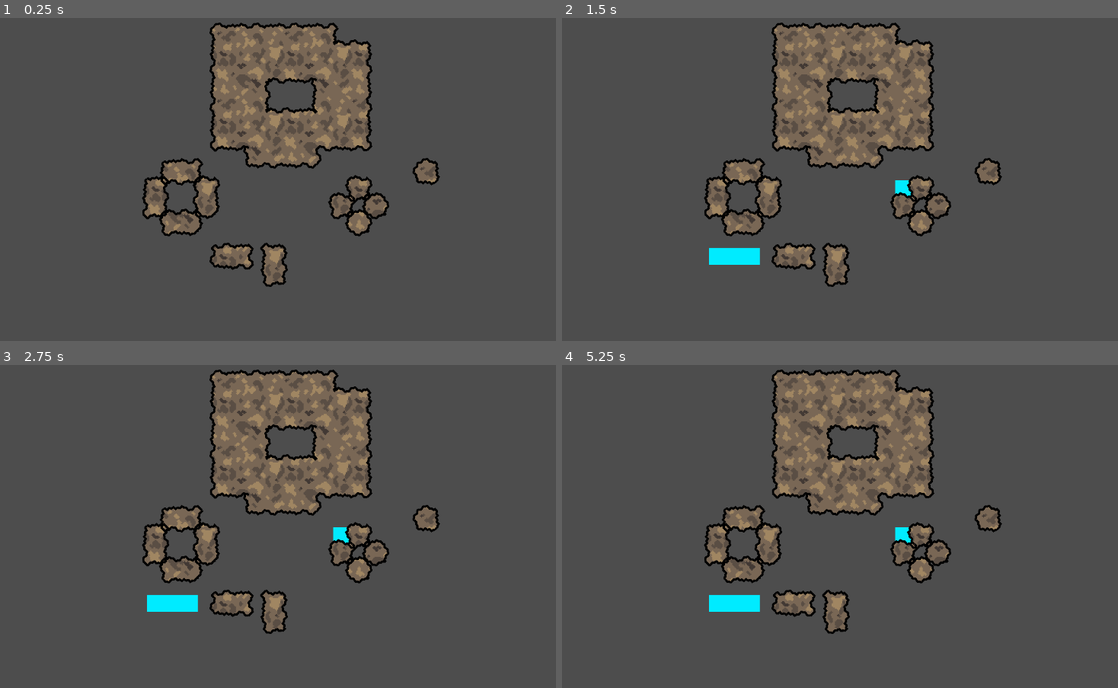
Above: before the commit, frames 1-4 (two rows, left to right).
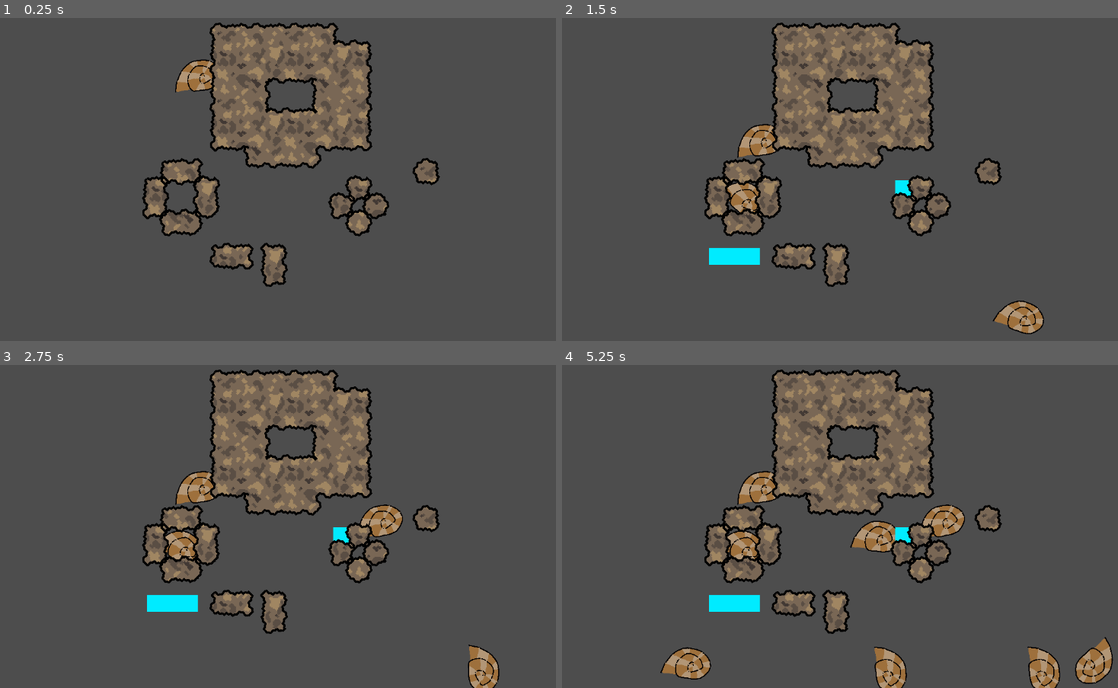
Above: after the commit, the same moments.

Repository: Quinn-Trusler/detrivoid
Game: Godot game, scene res://main.tscn
The game is run twice, just before and just after one commit, with the same random seed, the same clock (stepped at 60 frames per second) and the same inputs.
Inputs (mouse positions are in pixels of both pictures, inside the frame that each line leads up to):
- Up to frame 1 (0.25 s): no input
- Up to frame 2 (1.5 s): move the mouse to (1001, 153) at 0.52 s; click (1001, 153) at 0.6 s; move the mouse to (745, 185) at 1.27 s; click (745, 185) at 1.35 s
- Up to frame 3 (2.75 s): move the mouse to (366, 442) at 2.02 s; click (366, 442) at 2.1 s
- Up to frame 4 (5.25 s): move the mouse to (834, 584) at 2.77 s; click (834, 584) at 2.85 s; move the mouse to (1051, 568) at 3.52 s; click (1051, 568) at 3.6 s; move the mouse to (684, 465) at 4.27 s; click (684, 465) at 4.35 s; move the mouse to (895, 516) at 5.02 s; click (895, 516) at 5.1 s

The runs differ from the first frame. In frame 1, 0.5% of the frame differs, in the area x 31-39%, y 12-24%; in frame 2, 1.6%; in frame 3, 2.1%; in frame 4, 4.6%, in the area x 17-100%, y 32-100%.

Commit message:
Reorganize to use managers

Diff:
--- a/object.tscn
+++ b/doodad.tscn
@@ -7,7 +7,6 @@
 height = 44.0
 
 [node name="Object" type="RigidBody2D" unique_id=1754759553]
-visible = false
 
 [node name="Sprite2D" type="Sprite2D" parent="." unique_id=498866623]
 scale = Vector2(0.1, 0.1)
--- /dev/null
+++ b/doodad_manager.gd
@@ -0,0 +1,21 @@
+extends Node2D
+
+var doodad_scene = load("res://doodad.tscn")
+var doodad_list = []
+
+# Called when the node enters the scene tree for the first time.
+func _ready() -> void:
+	pass # Replace with function body.
+
+
+# Called every frame. 'delta' is the elapsed time since the previous frame.
+func _process(delta: float) -> void:
+	pass
+
+
+func create_doodad(doodad_name, pos):
+	print("Create Doodad: ", doodad_name)
+	var new_doodad = doodad_scene.instantiate()
+	new_doodad.position = pos
+	add_child(new_doodad)
+	doodad_list.append(new_doodad)
--- a/main.gd
+++ b/main.gd
@@ -1,19 +1,15 @@
 extends Node2D
 
-var doodad_scene = load("res://object.tscn")
-
-# Called when the node enters the scene tree for the first time.
-func _ready() -> void:
-	pass # Replace with function body.
+var doodad_scene = load("res://doodad.tscn")
+@export var DOODADMANAGER : Node2D
 
 const TILE = Vector2(2,1)
 
 # Called every frame. 'delta' is the elapsed time since the previous frame.
 func _process(delta: float) -> void:
 	if Input.is_action_just_pressed("click"):
-		var temp = doodad_scene.instantiate()
-		add_child(temp)
-		temp.position = get_local_mouse_position()
+		DOODADMANAGER.create_doodad("none", get_local_mouse_position())
+
 		add_tile(Vector2(16,9))
 		add_tile(Vector2(7,13))
 		add_tile(Vector2(6,13))
@@ -40,7 +36,7 @@
 
 func add_tile(pos, add = true):
 	if add:
-		$TileMap.set_cell(pos,0,TILE)
+		$TileMapLayer.set_cell(pos,0,TILE)
 	else: # Remove
-		$TileMap.set_cell(pos)
+		$TileMapLayer.set_cell(pos)
 	#$TileMap/PolyExample.edit_tile(pos, add)
--- a/main.tscn
+++ b/main.tscn
@@ -1,10 +1,10 @@
 [gd_scene format=4 uid="uid://bka7jtyv5jxw8"]
 
 [ext_resource type="Script" uid="uid://dqwn27j24kki7" path="res://main.gd" id="1_ig7tw"]
-[ext_resource type="PackedScene" uid="uid://6jq23atqfahl" path="res://object.tscn" id="2_0xm2m"]
+[ext_resource type="PackedScene" uid="uid://6jq23atqfahl" path="res://doodad.tscn" id="2_0xm2m"]
+[ext_resource type="Script" uid="uid://ccd6pjgf1fw41" path="res://doodad_manager.gd" id="2_272bh"]
 [ext_resource type="Texture2D" uid="uid://egm31owqsr8a" path="res://art/tile_map.png" id="3_h2yge"]
 [ext_resource type="Texture2D" uid="uid://fi1nmq3424it" path="res://art/dirt.png" id="5_kek77"]
-[ext_resource type="Script" uid="uid://dy6lre5mh1pfx" path="res://poly_genearator.gd" id="6_272bh"]
 [ext_resource type="Script" uid="uid://cfjyroxhxnck5" path="res://poly_example.gd" id="7_272bh"]
 [ext_resource type="Script" uid="uid://buv1t0er468c8" path="res://polygon_manager.gd" id="9_kek77"]
 
@@ -42,46 +42,39 @@
 custom_data_layer_0/type = 2
 sources/0 = SubResource("TileSetAtlasSource_1bvp3")
 
-[node name="Main" type="Node2D" unique_id=983677411]
+[node name="Main" type="Node2D" unique_id=983677411 node_paths=PackedStringArray("DOODADMANAGER")]
 script = ExtResource("1_ig7tw")
+DOODADMANAGER = NodePath("DoodadManager")
 metadata/_edit_horizontal_guides_ = [-659.0]
 
 [node name="Camera2D" type="Camera2D" parent="." unique_id=1128116248]
+visible = false
 position = Vector2(229, 134)
 zoom = Vector2(2, 2)
 
-[node name="Object" parent="." unique_id=1754759553 instance=ExtResource("2_0xm2m")]
+[node name="DoodadManager" type="Node2D" parent="." unique_id=1970764702]
+script = ExtResource("2_272bh")
+
+[node name="Doodad" parent="DoodadManager" unique_id=1754759553 instance=ExtResource("2_0xm2m")]
 position = Vector2(136, 7)
 
-[node name="StaticBody2D" type="StaticBody2D" parent="." unique_id=369199137]
+[node name="TempFloor" type="StaticBody2D" parent="." unique_id=369199137]
 
-[node name="CollisionShape2D" type="CollisionShape2D" parent="StaticBody2D" unique_id=1048319108]
-position = Vector2(526, 819)
+[node name="CollisionShape2D" type="CollisionShape2D" parent="TempFloor" unique_id=1048319108]
+position = Vector2(349, 356)
 shape = SubResource("RectangleShape2D_h2yge")
 
-[node name="TileMap" type="TileMapLayer" parent="." unique_id=1582092158]
+[node name="TileMapLayer" type="TileMapLayer" parent="." unique_id=1582092158]
 tile_map_data = PackedByteArray("AAAQAAoAAAACAAEAAAARAAsAAAACAAEAAAASAAoAAAACAAEAAAAJAA0AAAACAAEAAAAKAA0AAAACAAEAAAAGAA …(1136 unchanged characters)…
 tile_set = SubResource("TileSet_lquwl")
 
-[node name="PolyExample" type="Node2D" parent="TileMap" unique_id=185362817 node_paths=PackedStringArray("tile_layer")]
+[node name="ManyPolygonManager" type="Node2D" parent="." unique_id=261973122 node_paths=PackedStringArray("TileLayer")]
+script = ExtResource("9_kek77")
+TileLayer = NodePath("../TileMapLayer")
+
+[node name="PolyExample" type="Node2D" parent="ManyPolygonManager" unique_id=185362817 node_paths=PackedStringArray("tile_layer")]
 script = ExtResource("7_272bh")
-tile_layer = NodePath("..")
+tile_layer = NodePath("../../TileMapLayer")
 build_collision = false
 outline_color = Color(1, 1, 1, 1)
 texture = ExtResource("5_kek77")
-
-[node name="BigPolyGenearator" type="Node2D" parent="." unique_id=1461947697]
-visible = false
-position = Vector2(0, 6)
-script = ExtResource("6_272bh")
-
-[node name="ManyPolygonManager" type="Node2D" parent="." unique_id=261973122 node_paths=PackedStringArray("TileLayer")]
-script = ExtResource("9_kek77")
-TileLayer = NodePath("../TileMap")
-
-[node name="Polygon2D" type="Polygon2D" parent="." unique_id=1287906296]
-visible = false
-texture_filter = 1
-texture_repeat = 2
-texture = ExtResource("5_kek77")
-polygon = PackedVector2Array(308, 160, 298.7, 68, 227, 249)
Not shown, added: doodad_manager.gd.uid
